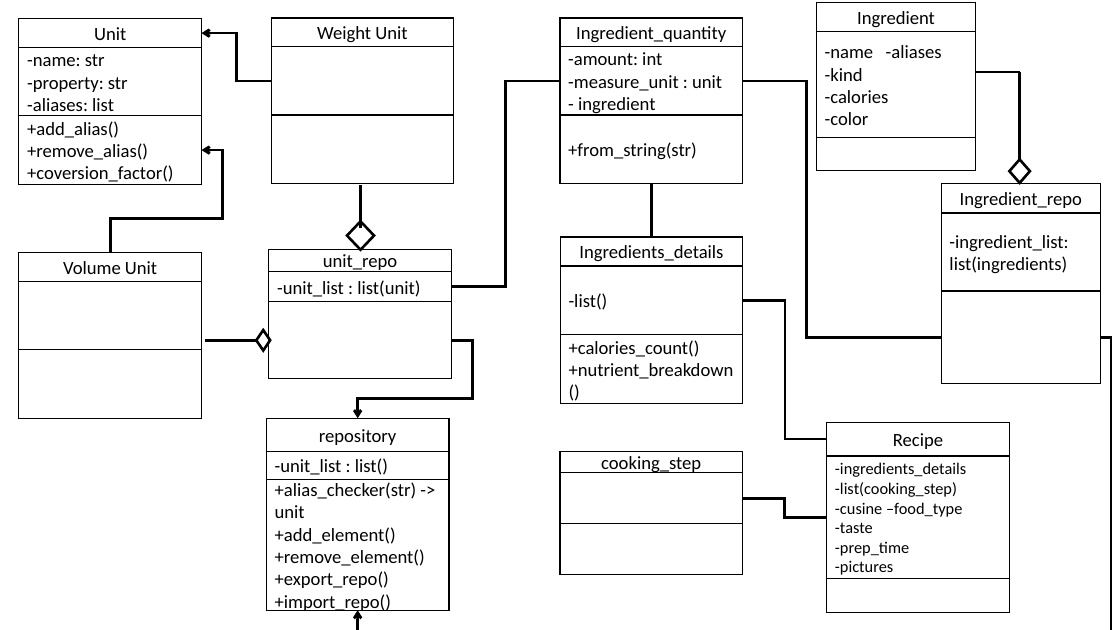
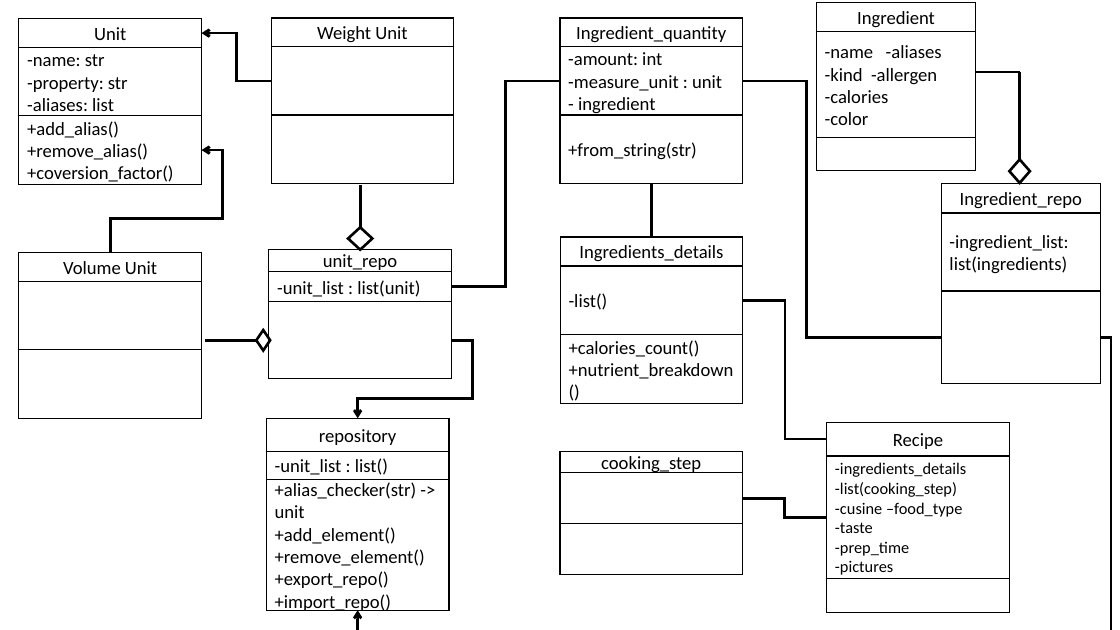
Before and after one commit to utktrivedi/meal_recommender, a slide deck: slide 1 of UML_Class_Diagram.pptx. Drawn at 1120x630 pixels with LibreOffice and Linux fonts; fonts in the diff are those of the drawing. Boxes give left, top, right and bottom in pixels: in the first picture for what was removed or moved away, otherwise in the second. Text is boxed around its words. In the diff, an @@ line names an element or a change of style, - is before the commit and + after.

```diff
--- a/UML_Class_Diagram.pptx
+++ b/UML_Class_Diagram.pptx
@@ text in rectangle at (x1=825, y1=68, x2=937, y2=85): text changed @@
--kind
+-kind -allergen
@@ diamond resized from (x1=347, y1=222, x2=374, y2=250) to (x1=348, y1=228, x2=372, y2=250) @@
```
Also in this commit, not shown: 1 slide added, 4 other files.
